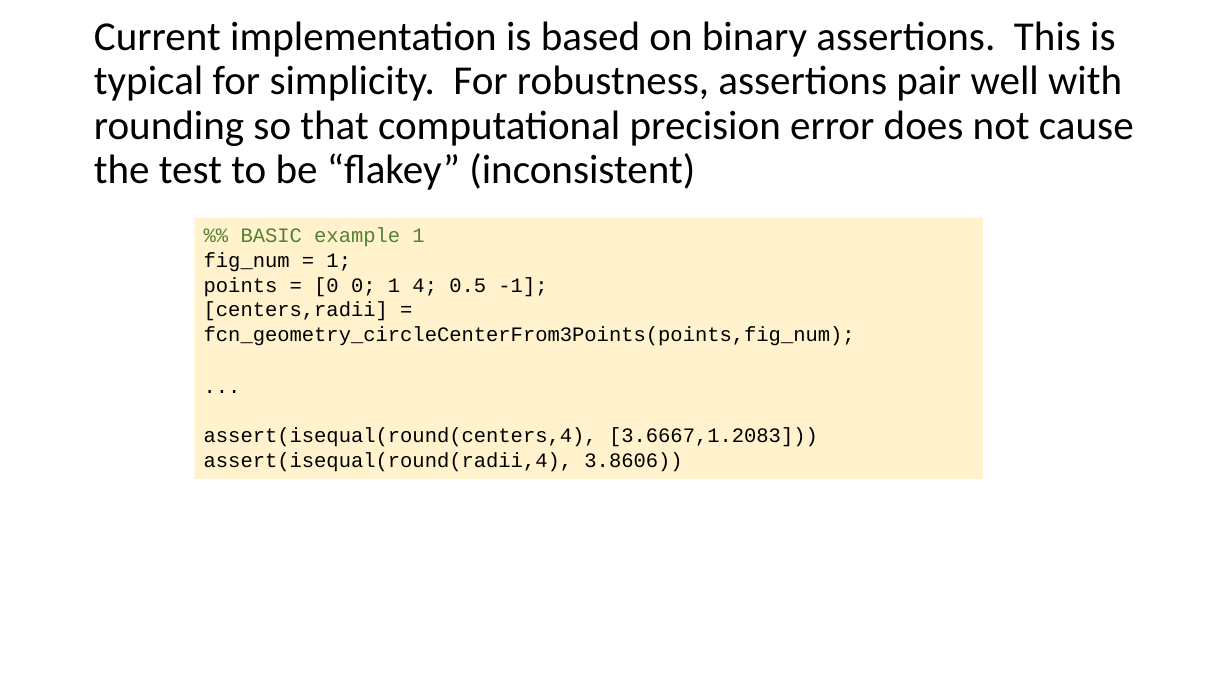
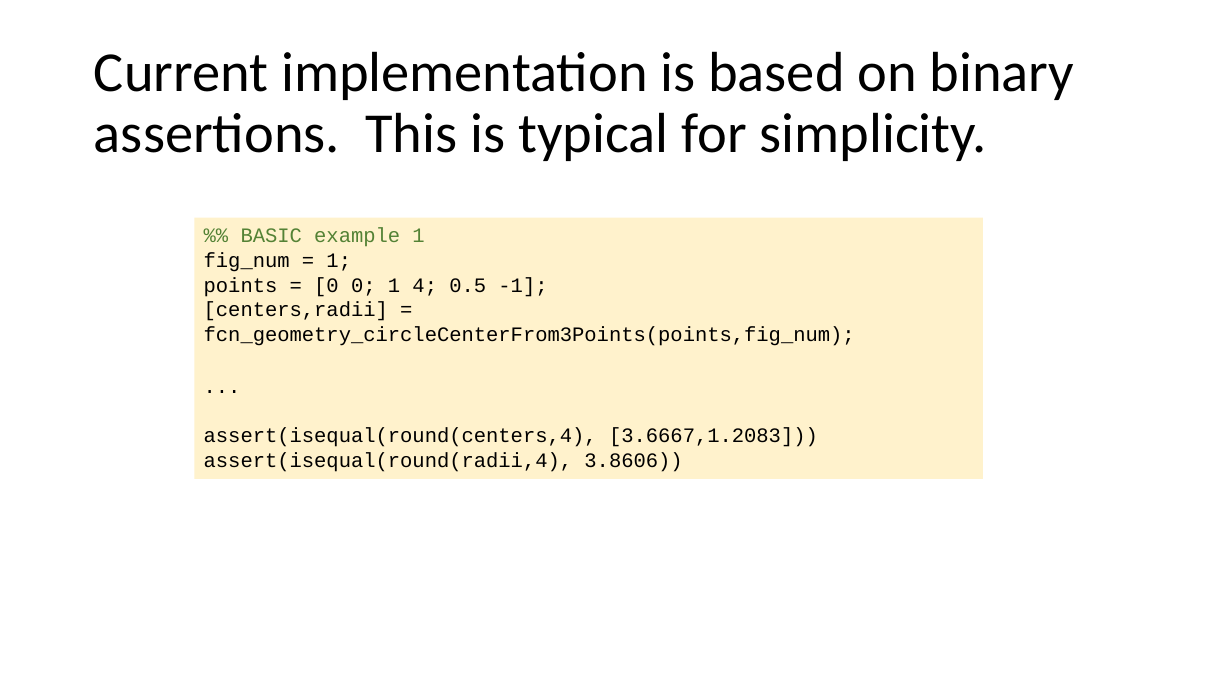
Before and after one commit to ivsg-psu/Errata_Tutorials_DebugTools, a slide deck: slide 5 of Documents/IVSG_unit_testing_and_TDD.pptx. Drawn at 1232x693 pixels with LibreOffice and Linux fonts; fonts in the diff are those of the drawing. Boxes give left, top, right and bottom in pixels: in the first picture for what was removed or moved away, otherwise in the second. Text is boxed around its words. In the diff, an @@ line names an element or a change of style, - is before the commit and + after.

```diff
--- a/Documents/IVSG_unit_testing_and_TDD.pptx
+++ b/Documents/IVSG_unit_testing_and_TDD.pptx
@@ title at box(94, 51, 1075, 161): text changed; size 32 to 44 pt @@
-Current implementation is based on binary assertions. This is typical for simplicity. For robustness, assertions pair well with rounding so that computational precision error does not cause the test to be “flakey” (inconsistent)
+Current implementation is based on binary assertions. This is typical for simplicity.
```
Also in this commit, not shown: 6 other slides changed, 3 slides added, 1 slide removed.
